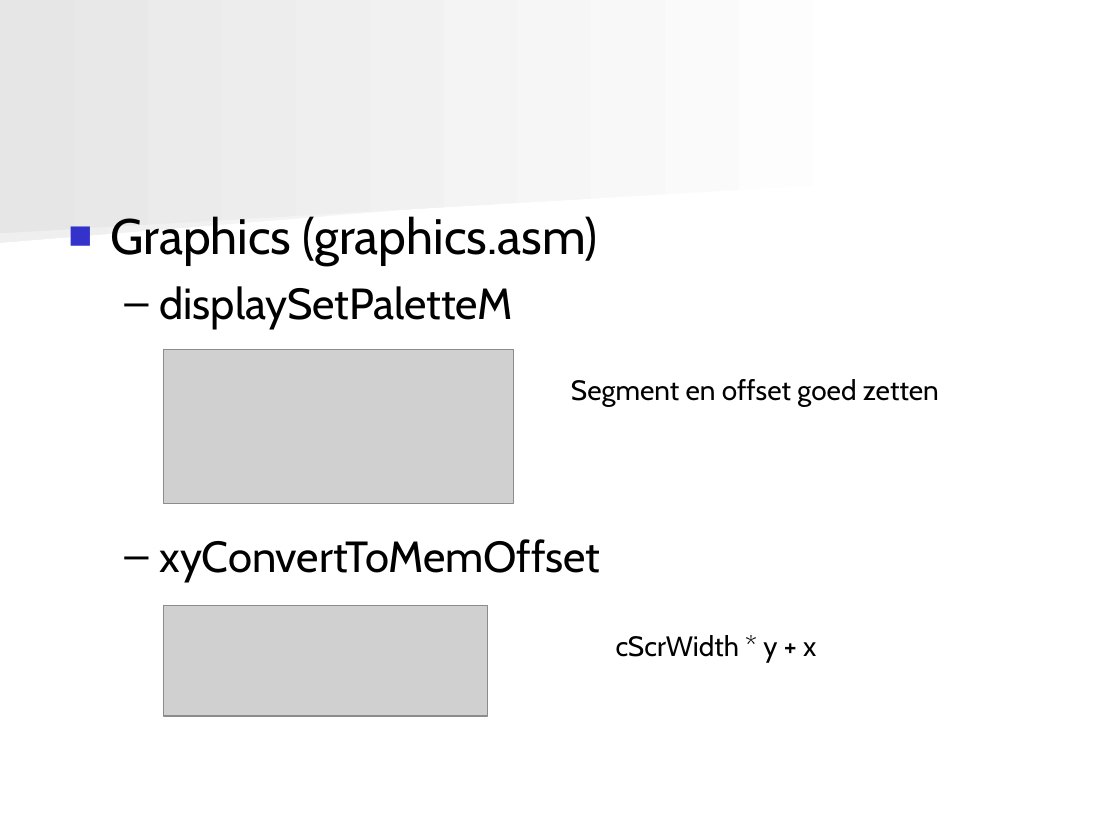
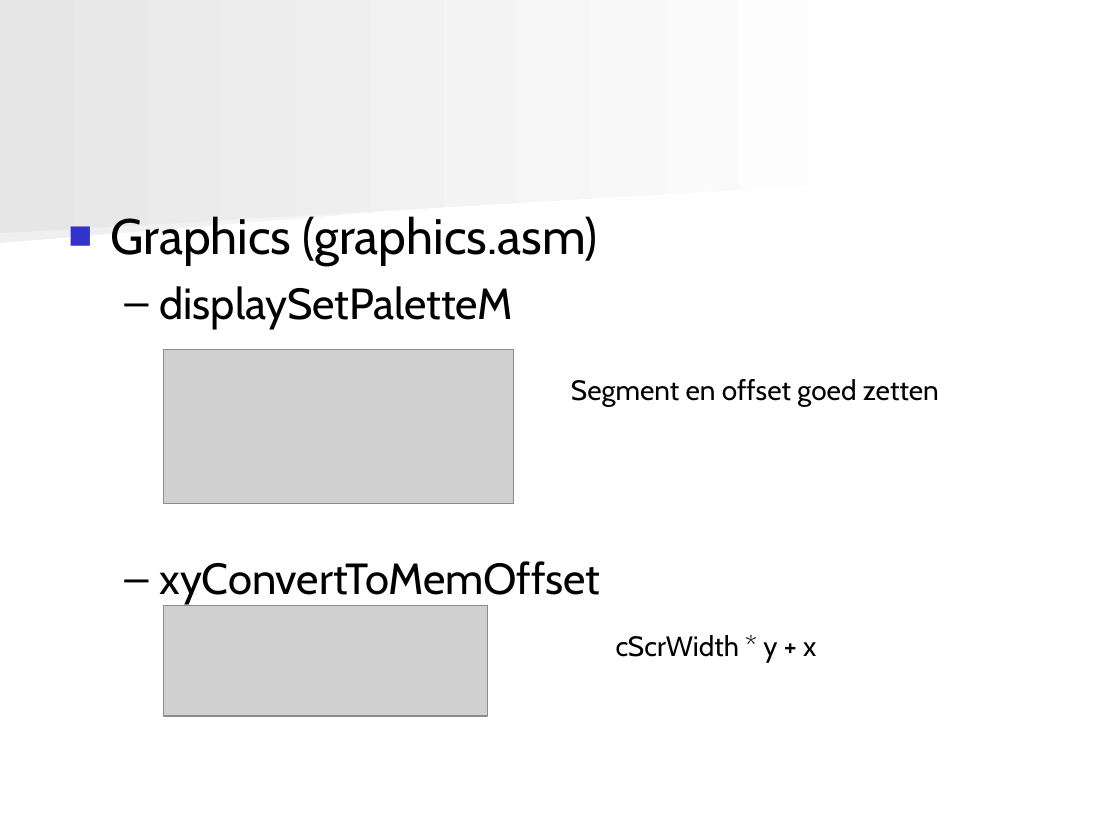
Before and after one commit to angryzor/space_invaders_8086, a slide deck: slide 12 of Presentatie.ppt. Drawn at 1120x840 pixels with LibreOffice and Linux fonts; fonts in the diff are those of the drawing; grey boxes stand for pictures. Boxes give left, top, right and bottom in pixels: in the first picture for what was removed or moved away, otherwise in the second. Text is boxed around its words. In the diff, an @@ line names an element or a change of style, - is before the commit and + after.

```diff
--- a/Presentatie.ppt
+++ b/Presentatie.ppt
@@ text "Graphics (graphics.asm)" rewrapped from (110,216,600,582) to (110,216,600,604) @@
```
Also in this commit, not shown: 12 other slides changed, 1 slide added, 1 slide removed.
